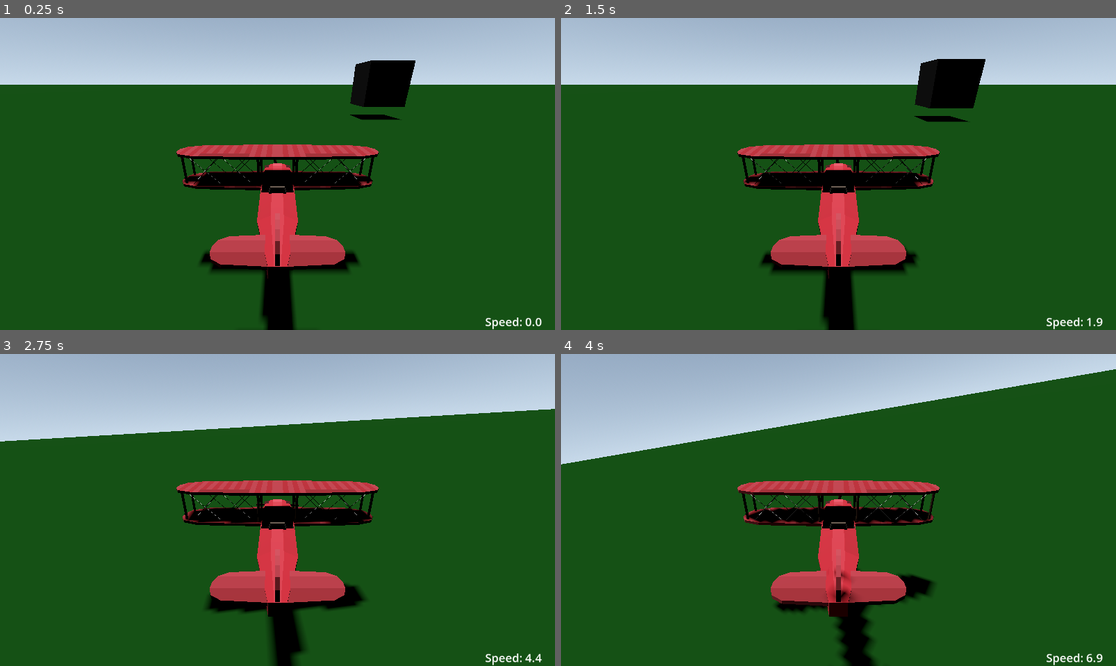
Above: before the commit, frames 1-4 (two rows, left to right).
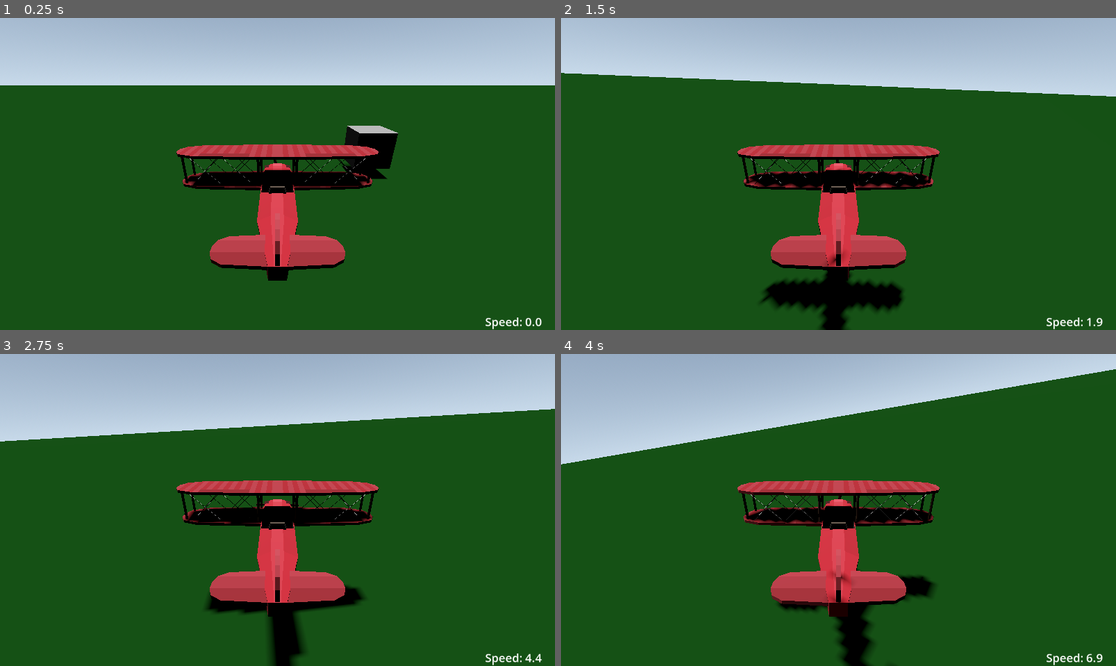
Above: after the commit, the same moments.

Repository: EZ-Tutorial/PlanEZ
Game: Godot game, scene res://Scenes/main.tscn
Two runs of this game, one before a commit and one after it. Both use one fixed random seed, a clock stepped at 60 frames per second and the inputs below.
Inputs (mouse positions are in pixels of both pictures, inside the frame that each line leads up to):
- Up to frame 1 (0.25 s): no input
- Up to frame 2 (1.5 s): move the mouse to (866, 174) at 0.52 s; hold Q 0.53-1.28 s; hold W from 0.53 s (still down); move the mouse to (810, 174) at 1.27 s; tap Q at 1.35 s
- Up to frame 3 (2.75 s): keep holding W; move the mouse to (288, 503) at 2.02 s; hold Q from 2.03 s (still down)
- Up to frame 4 (4 s): keep holding W; move the mouse to (832, 516) at 2.77 s; release Q at 2.78 s; tap Q at 2.85 s; move the mouse to (877, 513) at 3.52 s; hold Q from 3.53 s (still down)

The runs differ from the first frame. In frame 1, 4.3% of the frame differs, in the area x 0-100%, y 13-100%; in frame 2, 6.4%; in frame 3, 0.4%; in frame 4, 0.7%.

Commit message:
fix: prise d'altitude avec le pitch

Diff:
--- a/Planes/plane.gd
+++ b/Planes/plane.gd
@@ -90,9 +90,9 @@
 		rotation.x = lerp_angle(rotation.x, 0, delta)
 		rotation.z = lerp_angle(rotation.z, 0, delta)
 
-	var forward_direction = -transform.basis.z
-	velocity.x = forward_direction.x * current_speed
-	velocity.z = forward_direction.z * current_speed
+	# Vitesse = direction du nez × vitesse (inclut le pitch : nez en l'air = montée)
+	var forward_direction := -transform.basis.z
+	velocity = forward_direction * current_speed
 
 	#------animation------
 	var animation_player := $AnimationPlayer
@@ -104,8 +104,8 @@
 	#------gravity------
 	if not is_on_floor():
 		velocity.y -= gravity * delta
-
-	if is_on_floor():
+	elif velocity.y < 0.0:
+		# Au sol : ne pas s'enfoncer, mais garder velocity.y si > 0 pour pouvoir décoller
 		velocity.y = 0.0
 
 	move_and_slide()
